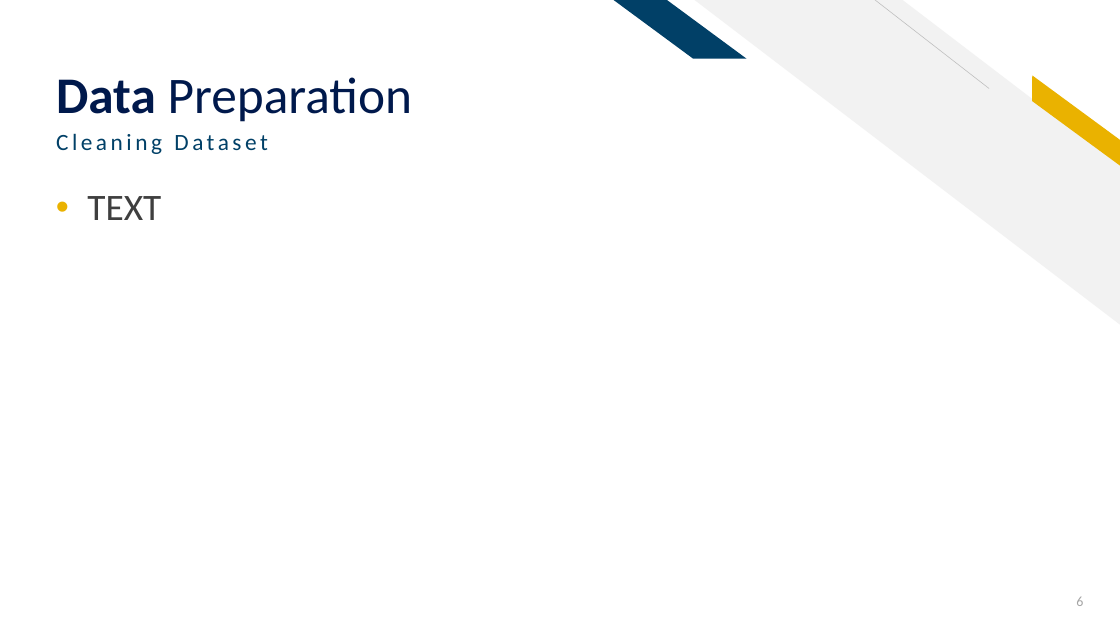
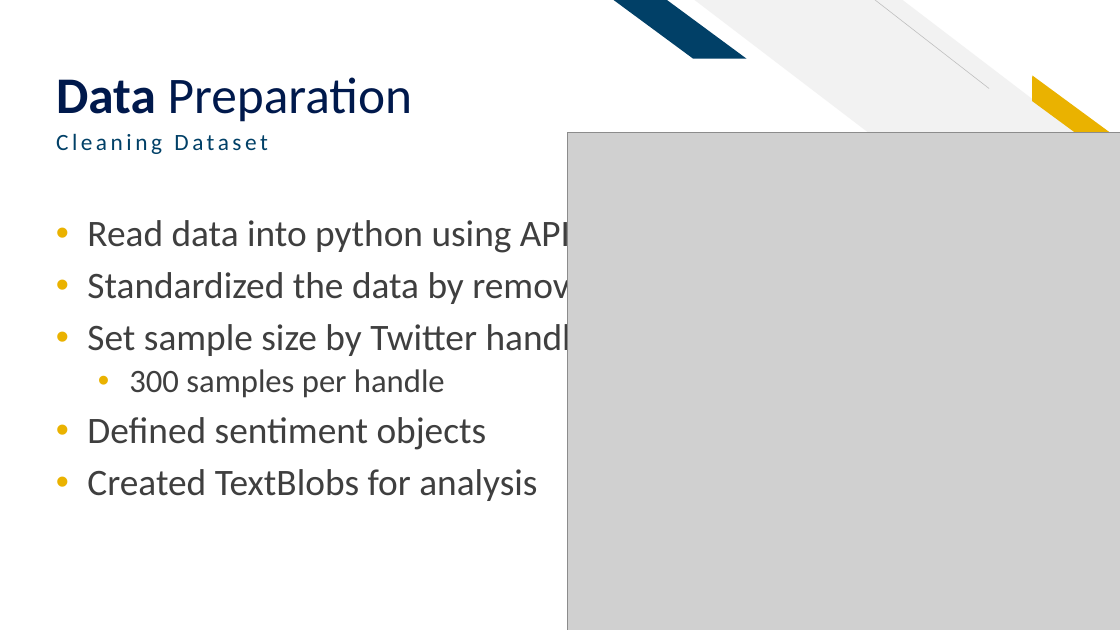
Before and after one commit to sethrpaniagua/Twitter-Sentament-Analysis, a slide deck: slide 7 of ML Group Project_Sentiment Analysis of Twitter Data.pptx (slide 6 before the commit). Drawn at 1120x630 pixels with LibreOffice and Linux fonts; fonts in the diff are those of the drawing; grey boxes stand for pictures. Boxes give left, top, right and bottom in pixels: in the first picture for what was removed or moved away, otherwise in the second. Text is boxed around its words. In the diff, an @@ line names an element or a change of style, - is before the commit and + after.

```diff
--- a/ML Group Project_Sentiment Analysis of Twitter Data.pptx
+++ b/ML Group Project_Sentiment Analysis of Twitter Data.pptx
@@ picture added at <box>568,133,1120,630</box> @@
@@ text at <box>87,215,615,501</box>: text changed @@
-• TEXT
+• Read data into python using API
+• Standardized the data by removing URLs
+• Set sample size by Twitter handle
+  • 300 samples per handle
+• Defined sentiment objects
+• Created TextBlobs for analysis
@@ page number removed at <box>1076,597,1083,606</box> @@
-6
```
Also in this commit, not shown: 2 other slides changed, 4 slides added, 3 slides removed.
